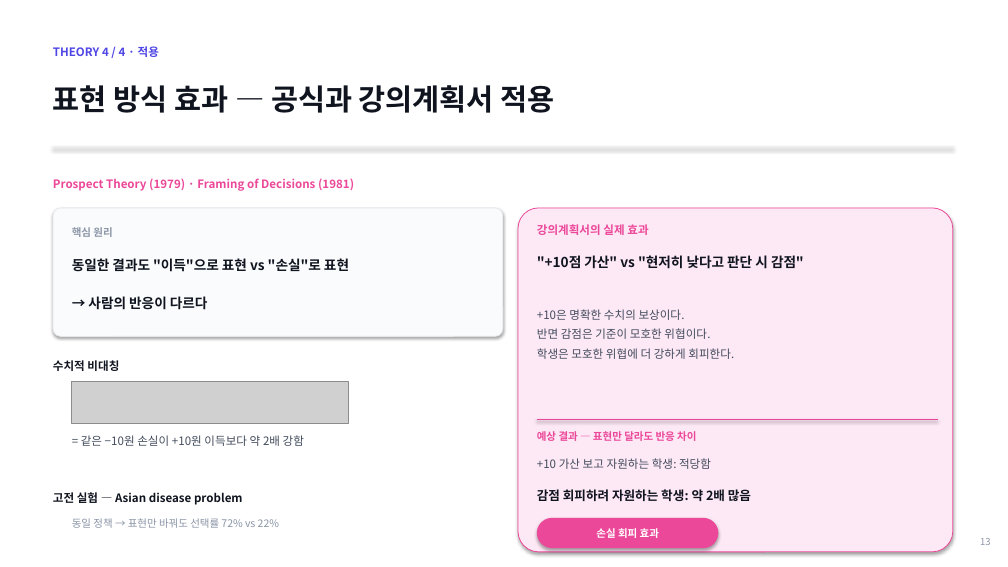
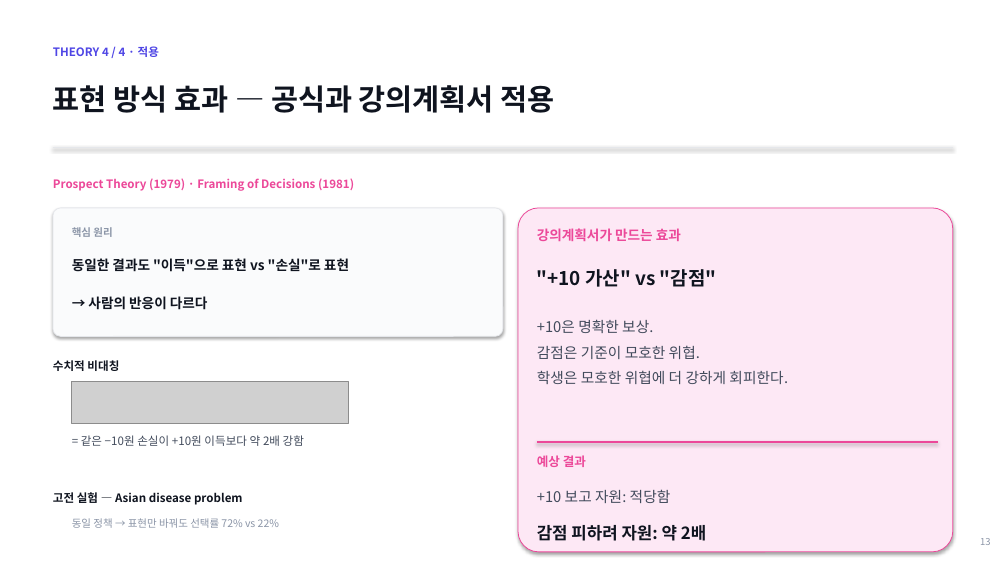
Before and after one commit to lshpy/imen315-syllabus-meta, a slide deck: slide 13 of team_project/kickoff_2026-05-11.pptx. Drawn at 1008x567 pixels with LibreOffice and Linux fonts; fonts in the diff are those of the drawing; grey boxes stand for pictures. Boxes give left, top, right and bottom in pixels: in the first picture for what was removed or moved away, otherwise in the second. Text is boxed around its words. In the diff, an @@ line names an element or a change of style, - is before the commit and + after.

```diff
--- a/team_project/kickoff_2026-05-11.pptx
+++ b/team_project/kickoff_2026-05-11.pptx
@@ text at <box>537,228,681,241</box>: text changed; size 11 to 13 pt @@
-강의계획서의 실제 효과
+강의계획서가 만드는 효과
@@ text at <box>537,269,717,287</box>: text changed; size 13 to 18 pt @@
-"+10점 가산" vs "현저히 낮다고 판단 시 감점"
+"+10 가산" vs "감점"
@@ text at <box>537,319,700,359</box>: text changed; size 11 to 14 pt @@
-+10은 명확한 수치의 보상이다.
-반면 감점은 기준이 모호한 위협이다.
++10은 명확한 보상.
+감점은 기준이 모호한 위협.
@@ text "+10은 명확한 보상.": place and size @@
-text "+10은 명확한 보상." at <box>537,309,734,359</box>
+text "+10은 명확한 보상." at <box>537,319,788,384</box>
@@ text at <box>537,370,788,384</box>: size 11 to 14 pt in "학생은 모호한 위협에 더 강하게 회피한다."; line spacing 1.4 to 1.45 @@
@@ line moved from (537, 420) - (938, 420) to (537, 442) - (938, 442) @@
@@ text at <box>537,455,586,467</box>: text changed; size 10 to 12 pt @@
-예상 결과 — 표현만 달라도 반응 차이
+예상 결과
@@ text at <box>537,489,671,503</box>: text changed; size 11 to 14 pt @@
-+10 가산 보고 자원하는 학생: 적당함
++10 보고 자원: 적당함
@@ text at <box>537,525,706,541</box>: text changed; size 12 to 16 pt @@
-감점 회피하려 자원하는 학생: 약 2배 많음
+감점 피하려 자원: 약 2배
@@ rounded rectangle removed at <box>537,518,718,548</box> @@
@@ text removed at <box>596,528,659,538</box> @@
-손실 회피 효과
```
Also in this commit, not shown: 3 other slides changed, 1 other file.
